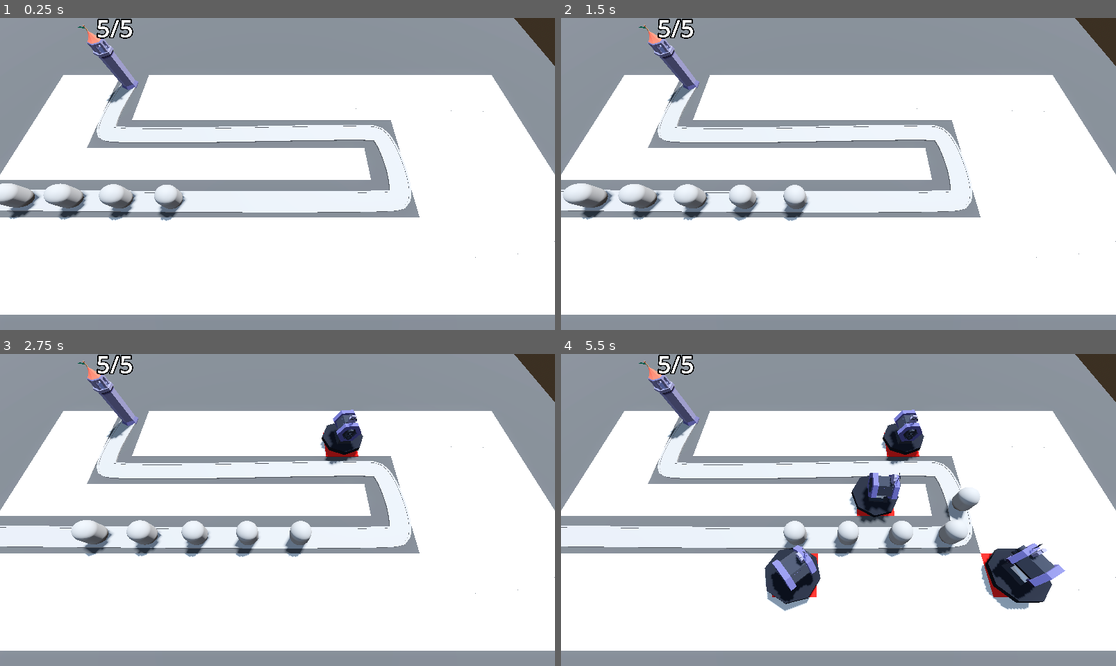
Above: before the commit, frames 1-4 (two rows, left to right).
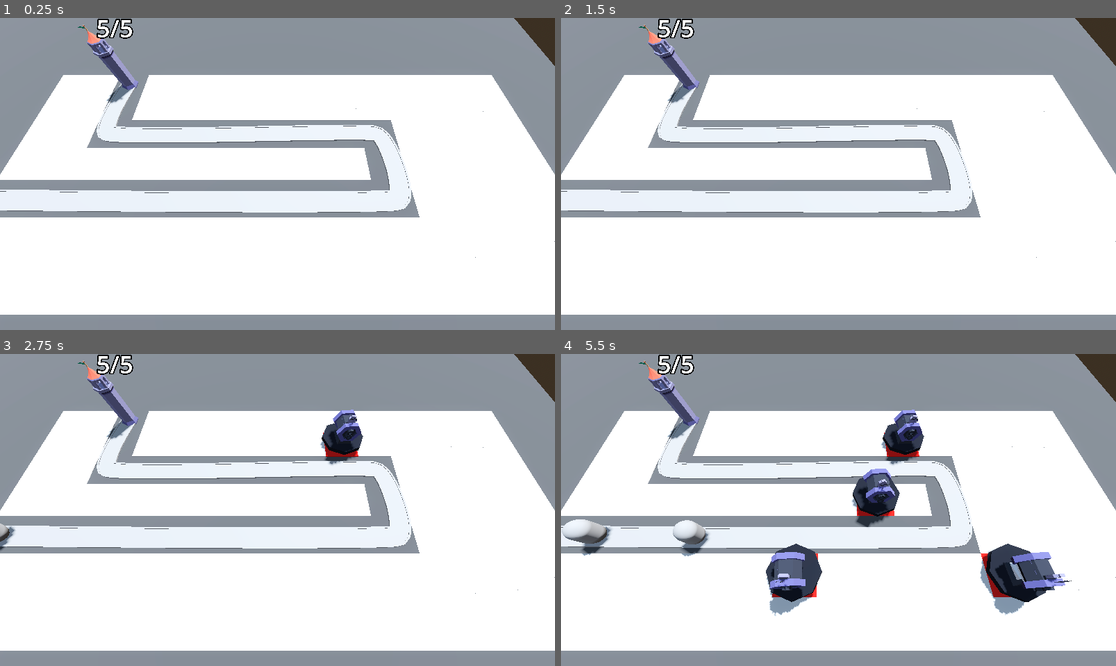
Above: after the commit, the same moments.

Repository: AhmadNasserx/tower-tiles
Game: Godot game, scene res://base_level.tscn
The game is run twice, just before and just after one commit, with the same random seed, the same clock (stepped at 60 frames per second) and the same inputs.
Inputs (mouse positions are in pixels of both pictures, inside the frame that each line leads up to):
- Up to frame 1 (0.25 s): no input
- Up to frame 2 (1.5 s): move the mouse to (960, 158) at 0.52 s; press the mouse at (960, 158) at 0.53 s; move the mouse to (727, 189) at 1.27 s; release the mouse at (727, 189) at 1.28 s; click (727, 189) at 1.35 s
- Up to frame 3 (2.75 s): move the mouse to (333, 441) at 2.02 s; press the mouse at (333, 441) at 2.03 s
- Up to frame 4 (5.5 s): move the mouse to (810, 572) at 2.77 s; release the mouse at (810, 572) at 2.78 s; click (810, 572) at 2.85 s; move the mouse to (1005, 556) at 3.52 s; press the mouse at (1005, 556) at 3.53 s; move the mouse to (672, 463) at 4.27 s; release the mouse at (672, 463) at 4.28 s; click (672, 463) at 4.35 s; move the mouse to (866, 510) at 5.02 s; press the mouse at (866, 510) at 5.03 s

The runs differ from the first frame. In frame 1, 1.8% of the frame differs, in the area x 0-94%, y 29-76%; in frame 2, 2.1%; in frame 3, 2.0%; in frame 4, 5.5%, in the area x 0-92%, y 36-84%.

Commit message:
enemy spawning

Diff:
--- a/base_level.tscn
+++ b/base_level.tscn
@@ -1,8 +1,9 @@
-[gd_scene load_steps=12 format=3 uid="uid://c4rabth1072tj"]
+[gd_scene load_steps=13 format=3 uid="uid://c4rabth1072tj"]
 
 [ext_resource type="MeshLibrary" uid="uid://cpq7e5xnbg6lt" path="res://MeshLibraries/SpaceLibrary.tres" id="1_eswxn"]
 [ext_resource type="PackedScene" uid="uid://bmckmricwa02j" path="res://RayPickerCamera/ray_picker_camera.tscn" id="1_k1os8"]
 [ext_resource type="PackedScene" uid="uid://dme6fed7i15f8" path="res://Enemy/enemy.tscn" id="2_h8q3e"]
+[ext_resource type="Script" path="res://enemy_path.gd" id="3_0xs0x"]
 [ext_resource type="PackedScene" uid="uid://bwxx5epslm34k" path="res://Base/base.tscn" id="3_qfv6b"]
 [ext_resource type="Script" path="res://turret_manager.gd" id="5_fwrpv"]
 [ext_resource type="PackedScene" uid="uid://bvpv2p1tllxwo" path="res://Turret/turret.tscn" id="6_555ld"]
@@ -57,11 +58,13 @@
 "cells": PackedInt32Array(65531, 65533, 0, 65532, 65533, 0, 3, 65533, 0, 4, 65533, 0, 5, 65533, 0, 65531, 2, 0, 65531,  …(985 unchanged characters)…
 }
 
-[node name="Path3D" type="Path3D" parent="."]
+[node name="EnemyPath" type="Path3D" parent="."]
 transform = Transform3D(1, 0, 0, 0, 1, 0, 0, 0, 1, -0.0862172, 0, 0)
 curve = SubResource("Curve3D_aj65g")
+script = ExtResource("3_0xs0x")
+enemy_scene = ExtResource("2_h8q3e")
 
-[node name="Road" type="CSGPolygon3D" parent="Path3D"]
+[node name="Road" type="CSGPolygon3D" parent="EnemyPath"]
 polygon = PackedVector2Array(-1, 0.1, -1, 0.1, 1, 0.1, 1, 0.1)
 mode = 2
 path_node = NodePath("..")
@@ -74,7 +77,7 @@
 path_u_distance = 1.0
 path_joined = false
 
-[node name="LeftEdge" type="CSGPolygon3D" parent="Path3D"]
+[node name="LeftEdge" type="CSGPolygon3D" parent="EnemyPath"]
 polygon = PackedVector2Array(-1.1, 0, -1.1, 0.15, -0.9, 0.15, -0.9, 0)
 mode = 2
 path_node = NodePath("..")
@@ -87,7 +90,7 @@
 path_u_distance = 1.0
 path_joined = false
 
-[node name="RightEdge" type="CSGPolygon3D" parent="Path3D"]
+[node name="RightEdge" type="CSGPolygon3D" parent="EnemyPath"]
 polygon = PackedVector2Array(0.9, 0, 0.9, 0.15, 1.1, 0.15, 1.1, 0)
 mode = 2
 path_node = NodePath("..")
@@ -100,28 +103,15 @@
 path_u_distance = 1.0
 path_joined = false
 
-[node name="Enemy" parent="Path3D" instance=ExtResource("2_h8q3e")]
-transform = Transform3D(-0.000279824, 0, -0.999987, 0, 1, 0, 0.999987, 0, -0.000279824, -21.4975, 0, 6.19894)
-
-[node name="Enemy2" parent="Path3D" instance=ExtResource("2_h8q3e")]
-transform = Transform3D(-0.0107291, 0, -0.999929, 0, 1, 0, 0.999929, 0, -0.0107291, -16.4981, 0, 6.25586)
-progress = 5.0
-
-[node name="Enemy3" parent="Path3D" instance=ExtResource("2_h8q3e")]
-transform = Transform3D(-0.00957338, 0, -0.999944, 0, 1, 0, 0.999944, 0, -0.00957338, -11.4981, 0, 6.30663)
-progress = 10.0
-
-[node name="Enemy4" parent="Path3D" instance=ExtResource("2_h8q3e")]
-transform = Transform3D(-0.0083061, 0, -0.999952, 0, 1, 0, 0.999952, 0, -0.0083061, -6.4983, 0, 6.35141)
-progress = 15.0
-
-[node name="Enemy5" parent="Path3D" instance=ExtResource("2_h8q3e")]
-transform = Transform3D(-0.0067723, 0, -0.999963, 0, 1, 0, 0.999963, 0, -0.0067723, -1.49843, 0, 6.38925)
-progress = 20.0
+[node name="Timer" type="Timer" parent="EnemyPath"]
+wait_time = 2.0
+autostart = true
 
 [node name="Base" parent="." instance=ExtResource("3_qfv6b")]
 
 [node name="TurretManager" type="Node3D" parent="." node_paths=PackedStringArray("enemy_path")]
 script = ExtResource("5_fwrpv")
 turret = ExtResource("6_555ld")
-enemy_path = NodePath("../Path3D")
+enemy_path = NodePath("../EnemyPath")
+
+[connection signal="timeout" from="EnemyPath/Timer" to="EnemyPath" method="spawn_enemy"]
--- /dev/null
+++ b/enemy_path.gd
@@ -0,0 +1,7 @@
+extends Path3D
+
+@export var enemy_scene: PackedScene
+
+func spawn_enemy():
+	var new_enemy = enemy_scene.instantiate()
+	add_child(new_enemy)
